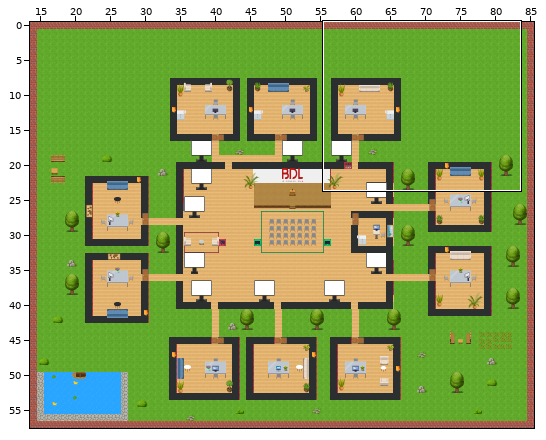
Two versions of a level (Tiled map (JSON), map.tmj). Above, an overview of the earlier version with the close-up marked.
Close-up. Old version:
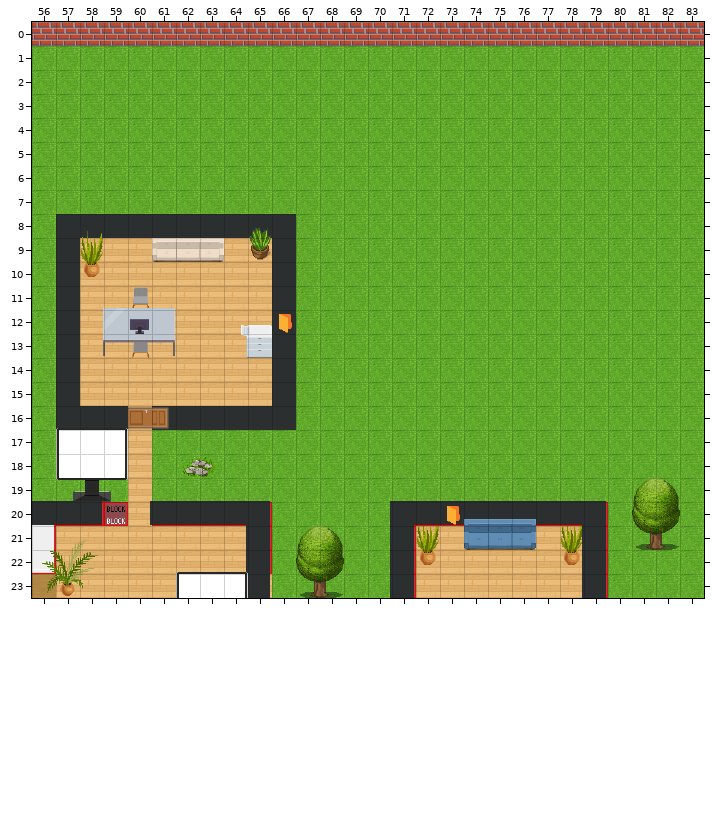
Cells are 32x32 px. Shown: x 56..83, y 0..23. The commit also changed other parts of the map, which this record leaves out.
The result:
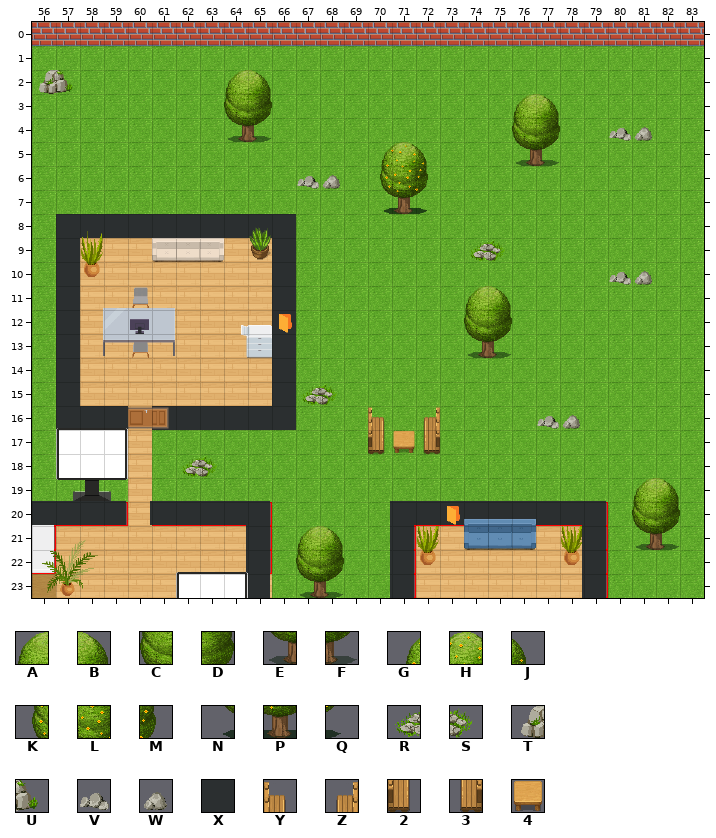
Key: from "WA_Exterior": A 0, B 1, C 25, D 26, E 50, F 51, G 84, H 85, J 86, K 109, L 110, M 111, N 134, P 135, Q 136, R 475, S 476, T 477, U 478, V 479, W 480; from "WA_Room_Builder": X 100; from "WA_Seats": Y 146, Z 147, 2 159, 3 160; from "WA_Tables": 4 145.
_ is an empty cell, . an unchanged one.
The edit:
--- layer "floor/floor2"
@@ x 56..81 @@
- 2 __......__................
- 3 ........__..........__....
- 4 ........__..........__..__
- 5 ..............___...__....
- 6 ...........__.___.........
- 7 ..............___.........
+ 2 TU......AB................
+ 3 ........CD..........AB....
+ 4 ........EF..........CD..VW
+ 5 ..............GHJ...EF....
+ 6 ...........VW.KLM.........
+ 7 ..............NPQ.........
@@ x 74..81 @@
- 9 __......
-10 ......__
-11 __......
-12 __......
-13 __......
+ 9 RS......
+10 ......VW
+11 AB......
+12 CD......
+13 EF......
@@ x 67..78 @@
-15 __..........
-16 ..._._....__
-17 ...___......
+15 RS..........
+16 ...Y.Z....VW
+17 ...243......
--- layer "walls/walls1"
@@ x 59..59 @@
-20 _
+20 X
